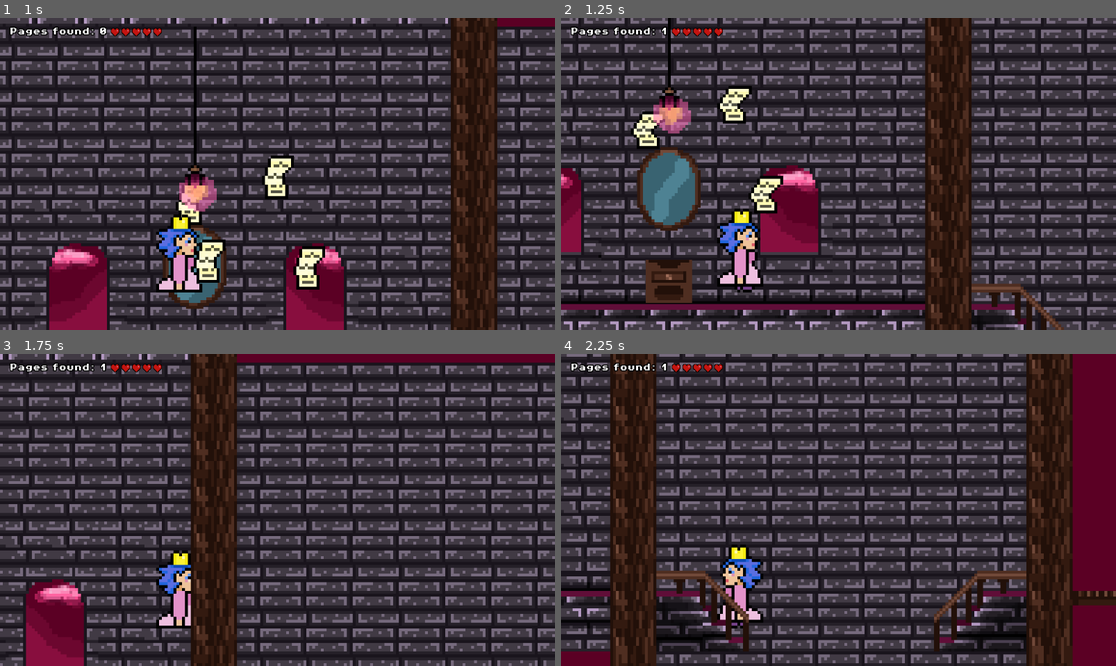
Above: before the commit, frames 1-4 (two rows, left to right).
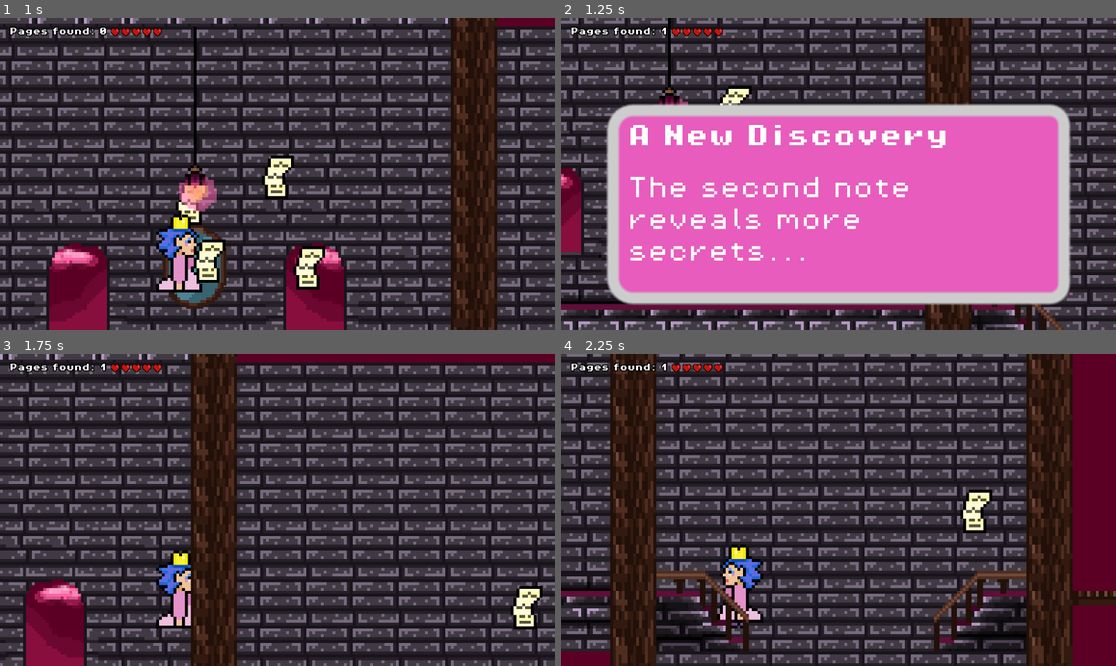
Above: after the commit, the same moments.

Repository: Gert1337/Game1
Game: Godot game, scene res://scenes/game.tscn
The game is run twice, just before and just after one commit, with the same random seed, the same clock (stepped at 60 frames per second) and the same inputs.
Inputs:
- Up to frame 1 (1 s): tap Enter (ui_accept) at 0.5, 0.6 s; hold Right (move_right) from 0.53 s (still down); tap Space (jump) at 0.77 s
- Up to frame 2 (1.25 s): keep holding Right (move_right)
- Up to frame 3 (1.75 s): keep holding Right (move_right); tap Z (shoot) at 1.35 s; tap Space (jump) at 1.52 s; tap Enter (ui_accept) at 1.55 s
- Up to frame 4 (2.25 s): release Right (move_right) at 2.03 s; hold Left (move_left) from 2.03 s (still down); tap Enter (ui_accept) at 2.1 s

Frame 1 is identical in both runs. In frame 2, 54% of the frame differs, in the area x 8-92%, y 27-92%; in frame 3, 0.6%; in frame 4, 0.6%.

Commit message:
mock diary pages have been created, ready for creativity

Diff:
--- a/scenes/dialog.tscn
+++ b/scenes/dialog.tscn
@@ -1,18 +1,62 @@
-[gd_scene format=3 uid="uid://b5d7cki3u7n4e"]
+[gd_scene load_steps=5 format=3 uid="uid://b5d7cki3u7n4e"]
 
-[node name="DialogBox" type="Node2D"]
+[ext_resource type="Script" uid="uid://wgk6xtu0uof0" path="res://scripts/diary_dialog_control.gd" id="1_pkx4w"]
+[ext_resource type="FontFile" uid="uid://lhcl8yfyji7b" path="res://assets/fonts/PixelOperator8-Bold.ttf" id="2_tmfn4"]
+[ext_resource type="FontFile" uid="uid://du4cunskre3u3" path="res://assets/fonts/PixelOperator8.ttf" id="3_auqi6"]
 
-[node name="PanelContainer" type="PanelContainer" parent="."]
-anchors_preset = 15
+[sub_resource type="StyleBoxFlat" id="StyleBoxFlat_36pgd"]
+bg_color = Color(0.905955, 0.359572, 0.743152, 1)
+border_width_left = 4
+border_width_top = 4
+border_width_right = 4
+border_width_bottom = 4
+corner_radius_top_left = 8
+corner_radius_top_right = 6
+corner_radius_bottom_right = 6
+corner_radius_bottom_left = 8
+
+[node name="DialogBox" type="Control"]
+z_index = 14
+layout_mode = 3
+anchors_preset = 0
+script = ExtResource("1_pkx4w")
+
+[node name="PanelContainer" type="Panel" parent="."]
+custom_minimum_size = Vector2(160, 24)
+layout_mode = 1
+anchors_preset = 12
+anchor_top = 1.0
 anchor_right = 1.0
 anchor_bottom = 1.0
+offset_left = -80.0
+offset_top = -69.0
+offset_right = 80.0
 grow_horizontal = 2
-grow_vertical = 2
+grow_vertical = 0
+theme_override_styles/panel = SubResource("StyleBoxFlat_36pgd")
 
-[node name="Label2" type="Label" parent="PanelContainer"]
+[node name="Titel" type="Label" parent="PanelContainer"]
 layout_mode = 2
+offset_left = 7.0
+offset_top = 7.0
+offset_right = 151.0
+offset_bottom = 30.0
+theme_override_fonts/font = ExtResource("2_tmfn4")
+theme_override_font_sizes/font_size = 8
 text = "hi"
+autowrap_mode = 2
+clip_text = true
+text_overrun_behavior = 2
 
-[node name="Label" type="Label" parent="PanelContainer"]
+[node name="Text" type="Label" parent="PanelContainer"]
 layout_mode = 2
+offset_left = 7.0
+offset_top = 25.0
+offset_right = 147.0
+offset_bottom = 58.0
+theme_override_fonts/font = ExtResource("3_auqi6")
+theme_override_font_sizes/font_size = 8
 text = "hi"
+autowrap_mode = 2
+clip_text = true
+text_overrun_behavior = 3
--- a/scenes/game.tscn
+++ b/scenes/game.tscn
@@ -1,10 +1,11 @@
-[gd_scene load_steps=14 format=4 uid="uid://dpsvfnqarcycb"]
+[gd_scene load_steps=15 format=4 uid="uid://dpsvfnqarcycb"]
 
 [ext_resource type="PackedScene" uid="uid://bb2eu7lh73fjx" path="res://scenes/game_manager.tscn" id="1_0tnpc"]
 [ext_resource type="Script" uid="uid://ceuoddai3vpqr" path="res://scenes/game.gd" id="1_gee14"]
 [ext_resource type="Script" uid="uid://cc62c4t0o4npe" path="res://scripts/camera_2d.gd" id="1_p57ef"]
 [ext_resource type="PackedScene" uid="uid://cd2mm4d0n5qu2" path="res://scenes/player.tscn" id="1_uwrxv"]
 [ext_resource type="Texture2D" uid="uid://cua04dyq32sqd" path="res://assets/sprites/tile_map.png" id="2_iywne"]
+[ext_resource type="PackedScene" uid="uid://b5d7cki3u7n4e" path="res://scenes/dialog.tscn" id="6_kvpfn"]
 [ext_resource type="PackedScene" uid="uid://dbv2vbbpdo4h3" path="res://scenes/killzone.tscn" id="6_p57ef"]
 [ext_resource type="Script" uid="uid://ctdlfun4pat52" path="res://scripts/killzone_floor.gd" id="6_vtaks"]
 [ext_resource type="PackedScene" uid="uid://bw51ieq5lg4jn" path="res://scenes/zoom_out.tscn" id="7_u5sy4"]
@@ -268,6 +269,12 @@
 position = Vector2(-7.63956, -9.74831)
 floor_snap_length = 15.5
 
+[node name="DialogBox" parent="Player" instance=ExtResource("6_kvpfn")]
+offset_left = 32.8415
+offset_top = 3.78793
+offset_right = 32.8415
+offset_bottom = 3.78793
+
 [node name="Camera2D" type="Camera2D" parent="Player"]
 position = Vector2(0, -5)
 offset = Vector2(33, -36)
@@ -306,4 +313,7 @@
 [node name="DiaryPage4" parent="." instance=ExtResource("10_vtaks")]
 position = Vector2(34.1639, -2.87036)
 
+[node name="DiaryPage5" parent="." instance=ExtResource("10_vtaks")]
+position = Vector2(260.813, -13.3553)
+
 [connection signal="body_exited" from="ZoomOut" to="ZoomOut" method="_on_body_exited"]
--- /dev/null
+++ b/scripts/diary_dialog_control.gd
@@ -0,0 +1,24 @@
+extends Control
+@onready var title1: Label = $PanelContainer/Titel
+@onready var text1: Label = $PanelContainer/Text
+
+
+
+
+# Called when the node enters the scene tree for the first time.
+func _ready() -> void:
+	hide_note()
+
+func _process(delta: float) -> void:
+	if Input.is_action_just_pressed("ui_accept"):  # ui_accept is typically mapped to the Enter key by default
+		hide_note()
+
+
+func show_note(title: String, note_text: String):
+	print("showing note")
+	title1.text = title
+	text1.text = note_text
+	show()
+
+func hide_note():
+	hide()
--- a/scripts/diary_page.gd
+++ b/scripts/diary_page.gd
@@ -2,6 +2,14 @@
 var picked_up: bool = false
 
 @onready var animation_player_diary: AnimationPlayer = $PickupSound/AnimationPlayer
+@onready var note_ui = get_parent().get_node("Player/DialogBox")
+
+var diary_notes = [
+	{"title": "The Beginning", "text": "This is the first diary entry..."},
+	{"title": "A New Discovery", "text": "The second note reveals more secrets..."},
+	{"title": "Dark Realizations", "text": "A third note, things are getting interesting..."},
+	{"title": "The Truth", "text": "The final note, everything makes sense now!"}
+]
 
 func _on_body_entered(body: Node2D) -> void:
 	if picked_up:
@@ -11,3 +19,8 @@
 	animation_player_diary.play("pickup")
 	if GameManager.diary_page_log != null:
 		GameManager.add_diary_page_to_log()
+	if note_ui:
+		if GameManager.diary_page_log < diary_notes.size():
+			print("ui")
+			var note = diary_notes[GameManager.diary_page_log]
+			note_ui.show_note(note.title, note.text)
Not shown, added: scripts/diary_dialog_control.gd.uid
